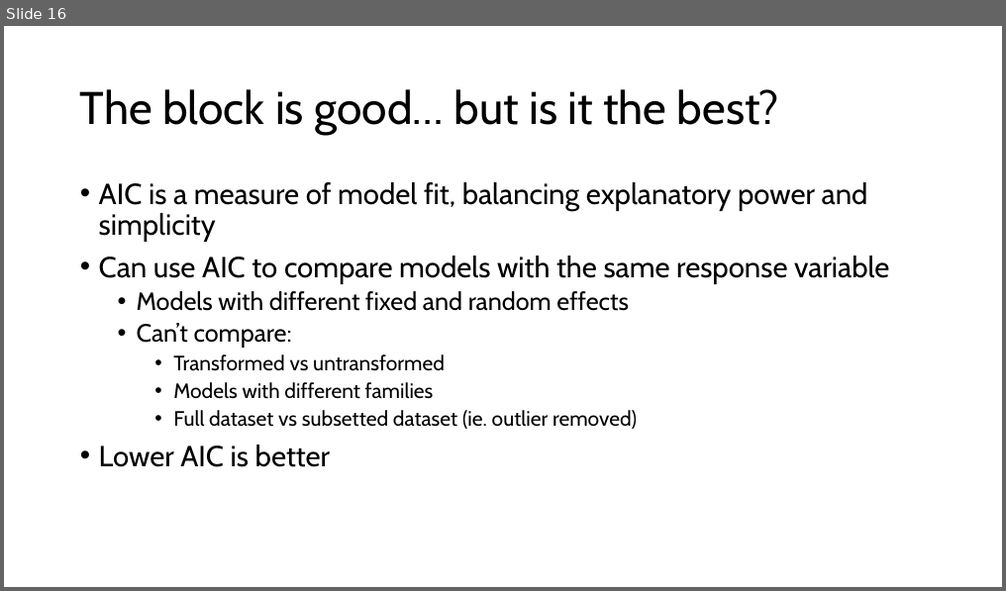
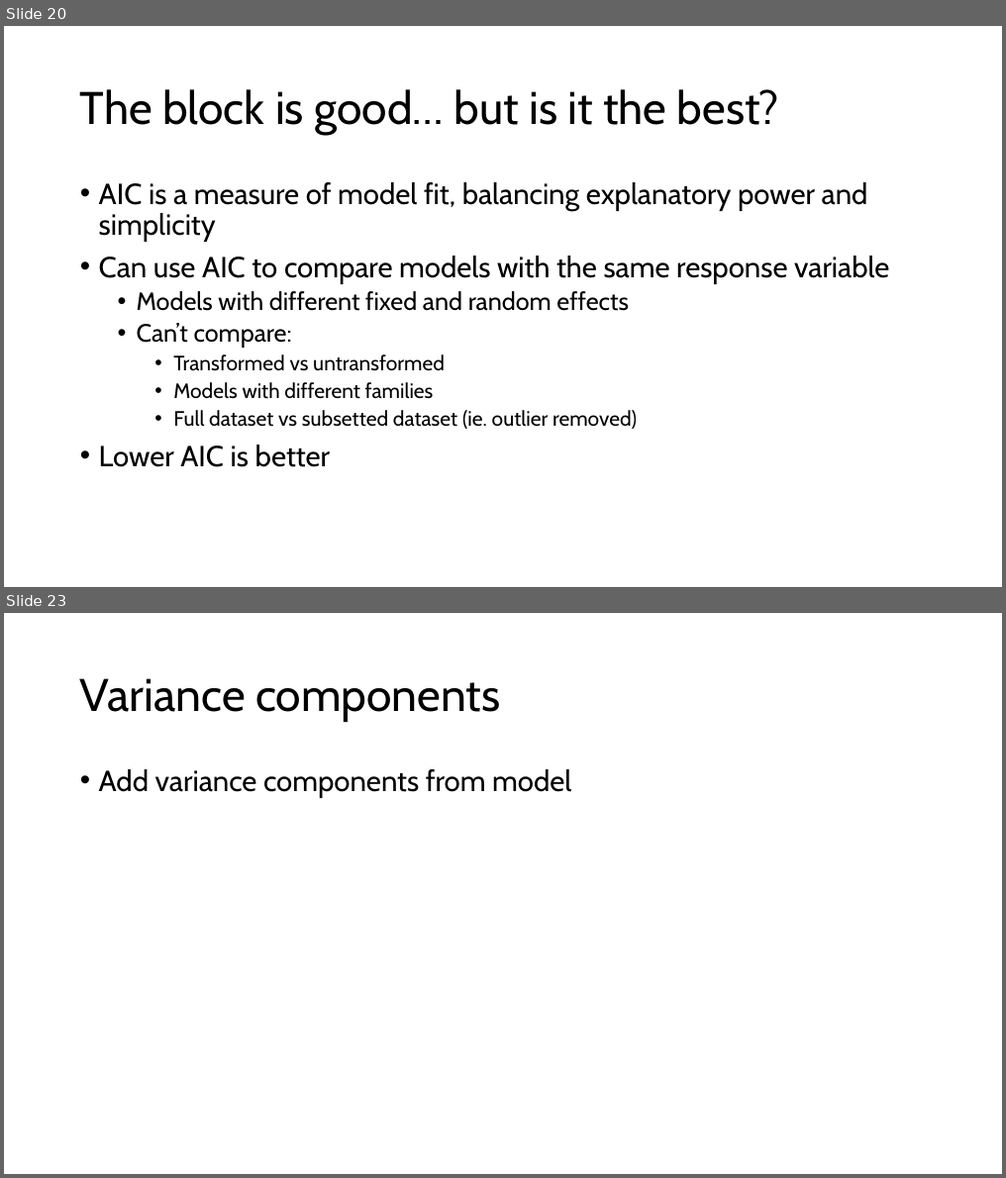
Before and after one commit to hahnp13/Workshops, a slide deck: Slides and materials/WorkedExample_GLMM_Counts.pptx. Shown one above the other, each under a label of ours: slide 16 before the commit, slides 20 and 23 after it; the slides between them are not shown. The pictures are 1006x591 and 1006x1178 pixels, drawn with LibreOffice and Linux fonts; fonts in the diff are those of the drawing. Boxes give left, top, right and bottom in pixels: in the first picture for what was removed or moved away, otherwise in the second. Text is boxed around its words. In the diff, an @@ line names an element or a change of style, - is before the commit and + after.

```diff
--- a/Slides and materials/WorkedExample_GLMM_Counts.pptx
+++ b/Slides and materials/WorkedExample_GLMM_Counts.pptx
@@ slide 23 added at (x1=4, y1=613, x2=1002, y2=1174), background #FFFFFF @@
@@ title added at (x1=80, y1=678, x2=500, y2=722), 44 pt, text #000000 @@
+Variance components
@@ text added at (x1=99, y1=769, x2=571, y2=798), 28 pt, text #000000 @@
+• Add variance components from model
@@ what was slide 16 is now slide 20 @@
```
Also in this commit, not shown: 2 slides changed, 10 other slides added.
